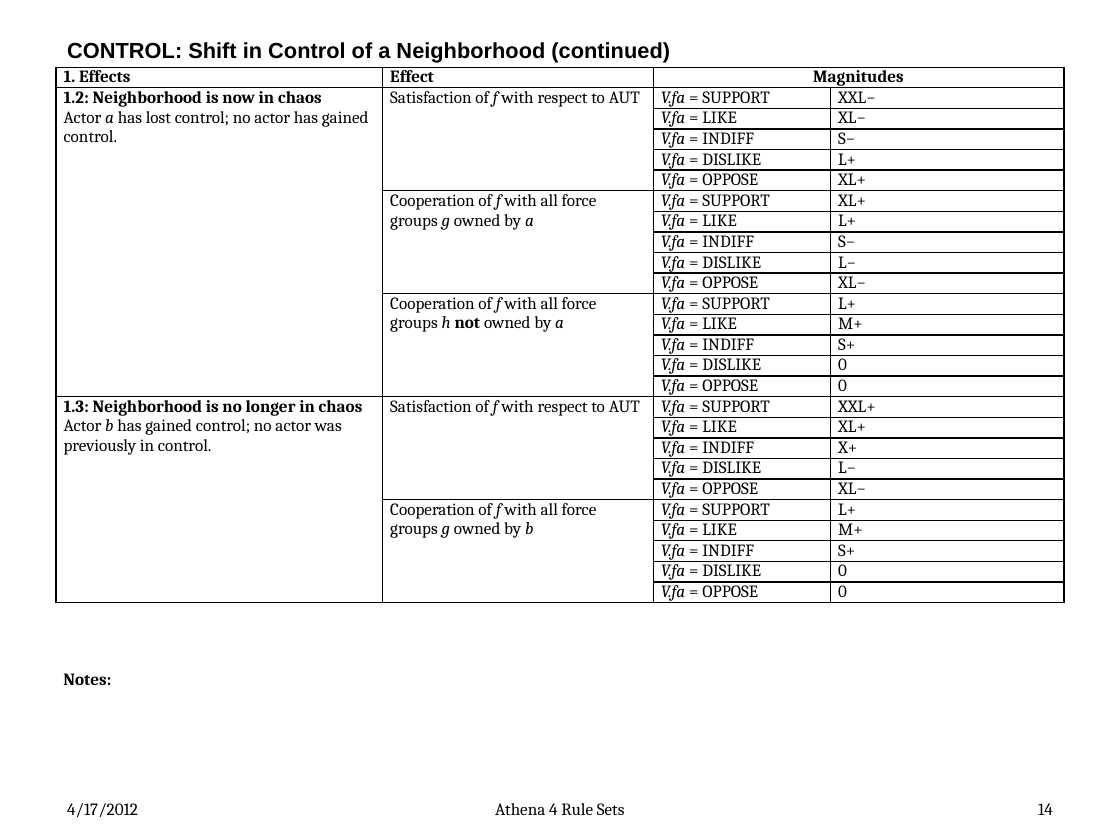
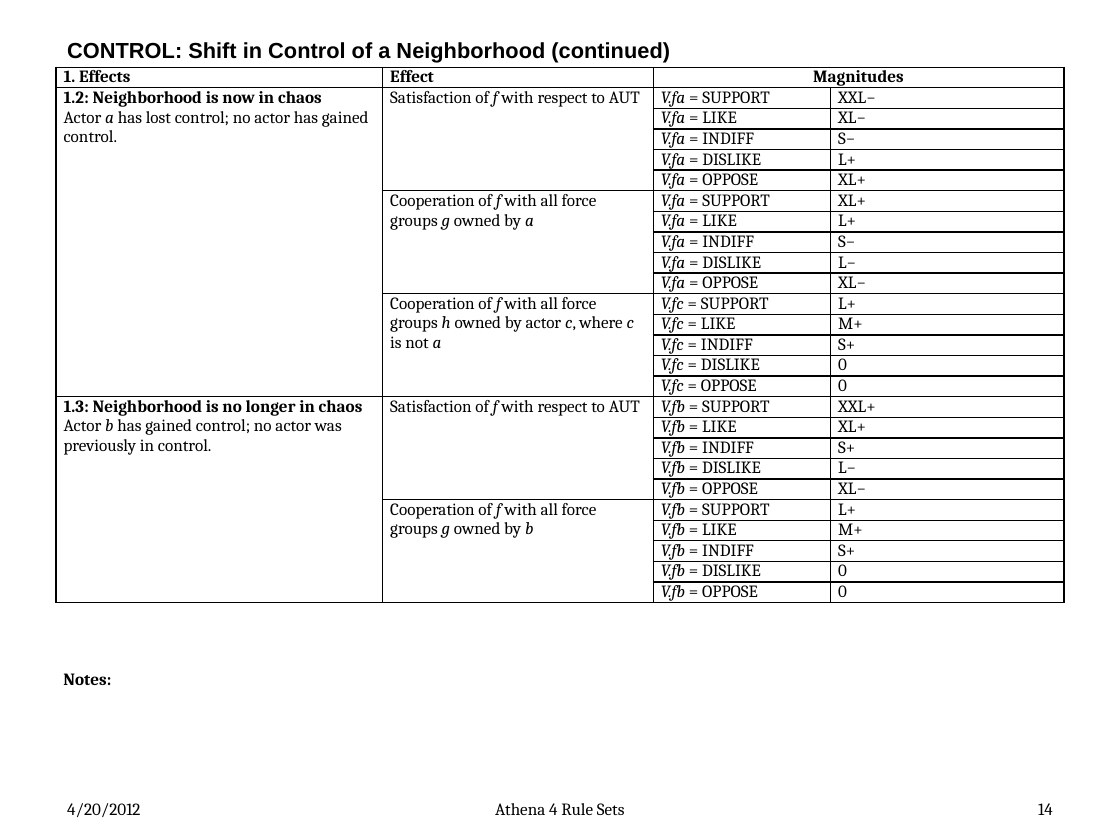
Before and after one commit to AthenaModel/athena-legacy, a slide deck: slide 14 of docs/dev/rules.pptx. Drawn at 1120x840 pixels with LibreOffice and Linux fonts; fonts in the diff are those of the drawing. Boxes give left, top, right and bottom in pixels: in the first picture for what was removed or moved away, otherwise in the second. Text is boxed around its words. In the diff, an @@ line names an element or a change of style, - is before the commit and + after.

```diff
--- a/docs/dev/rules.pptx
+++ b/docs/dev/rules.pptx
@@ table at [56,67,1064,605] @@
-row 12, column 2: Cooperation of f with all force groups h not owned by a
+row 12, column 2: Cooperation of f with all force groups h owned by actor c, where c is not a
-row 12, column 3: V.fa = SUPPORT
+row 12, column 3: V.fc = SUPPORT
-row 13, column 3: V.fa = LIKE
+row 13, column 3: V.fc = LIKE
-row 14, column 3: V.fa = INDIFF
+row 14, column 3: V.fc = INDIFF
-row 15, column 3: V.fa = DISLIKE
+row 15, column 3: V.fc = DISLIKE
-row 16, column 3: V.fa = OPPOSE
+row 16, column 3: V.fc = OPPOSE
-row 17, column 3: V.fa = SUPPORT
+row 17, column 3: V.fb = SUPPORT
-row 18, column 3: V.fa = LIKE
+row 18, column 3: V.fb = LIKE
-row 19, column 3: V.fa = INDIFF
+row 19, column 3: V.fb = INDIFF
-row 19, column 4: X+
+row 19, column 4: S+
-row 20, column 3: V.fa = DISLIKE
+row 20, column 3: V.fb = DISLIKE
-row 21, column 3: V.fa = OPPOSE
+row 21, column 3: V.fb = OPPOSE
-row 22, column 3: V.fa = SUPPORT
+row 22, column 3: V.fb = SUPPORT
-row 23, column 3: V.fa = LIKE
+row 23, column 3: V.fb = LIKE
-row 24, column 3: V.fa = INDIFF
+row 24, column 3: V.fb = INDIFF
-row 25, column 3: V.fa = DISLIKE
+row 25, column 3: V.fb = DISLIKE
-row 26, column 3: V.fa = OPPOSE
+row 26, column 3: V.fb = OPPOSE
@@ text at [67,803,140,817]: text changed @@
-4/17/2012
+4/20/2012
```
Also in this commit, not shown: 75 other slides changed, 52 other files.
